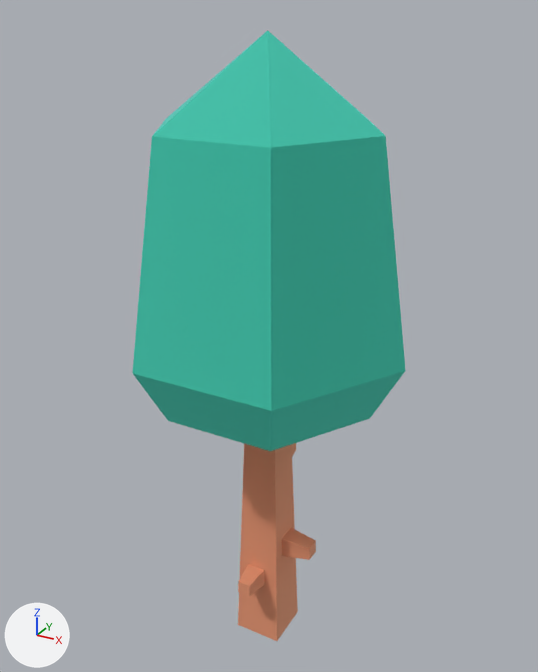
Two versions of the glTF model assets/props/nature/tree_default.glb, one commit apart.
Camera for both pictures: a 50 mm camera at (0.866, -1.569, 1.702) aimed at (-0.018, 0.038, 0.899). Every picture has the same lights, and +X, +Y and +Z are marked at lower left. The picture after the commit comes second. Where no turn or scale is listed for an object, it has been applied to the vertices. Vertices at exactly the same position are counted once.

Objects in the first picture: 'tree_default'.
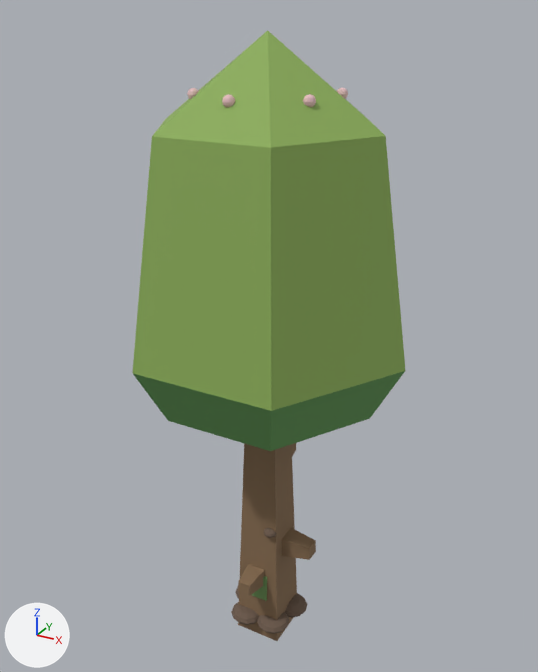
The edits, one by one:
Material 'leafDark' (mat_leafdark) is new.
Its base color is (0.06, 0.2, 0.08) (dark green #457c50).
Its roughness is 0.8.
Material 'bark' (mat_bark) is new.
Its base color is (0.24, 0.15, 0.08) (brown #866c50).
Its roughness is 0.9.
Material 'moss' (mat_moss) is new.
Its base color is (0.16, 0.3, 0.1) (green #6f9559).
Its roughness is 0.95.
Material 'blossom' (mat_blossom) is new.
Its base color is (0.8, 0.52, 0.55) (pink #e7bfc4).
Its roughness is 0.6.
Material 'barkDark' (mat_barkdark) is new.
Its base color is (0.15, 0.1, 0.07) (brown #6c594b).
Its roughness is 0.9.
Material 'leafMid' (mat_leafmid) is new.
Its base color is (0.12, 0.31, 0.09) (green #619755).
Its roughness is 0.8.
Material 'leafLight' (mat_leaflight) is new.
Its base color is (0.26, 0.42, 0.1) (green #8bad59).
Its roughness is 0.8.
me_mesh_tree_default is used by ob_tree_default; location (0.0, 0.0, -0.05).
me_mesh_tree_default had 59 vertices, 114 faces and spanned x -0.38..0.38, y -0.33..0.33, z 0.0..1.71.
me_mesh_tree_default now has 811 vertices, 1566 faces and spans x -0.38..0.38, y -0.33..0.33, z 0.0..1.71.
me_mesh_tree_default part 1: a new loose piece, a UV sphere (12 segments, 6 rings, poles along z) spanning x 0.019..0.117, y -0.02..0.078, z 0.04..0.084, in mat_barkdark (brown #6c594b).
me_mesh_tree_default part 2: a new loose piece, a UV sphere (12 segments, 6 rings, poles along z) spanning x -0.087..0.011, y -0.112..-0.014, z 0.04..0.084, in mat_barkdark (brown #6c594b).
me_mesh_tree_default part 3: a new loose piece, a UV sphere (12 segments, 6 rings, poles along z) spanning x -0.001..0.097, y -0.105..-0.007, z 0.04..0.084, in mat_barkdark (brown #6c594b).
me_mesh_tree_default part 4: a new loose piece, a UV sphere (12 segments, 6 rings, poles along z) spanning x 0.019..0.058, y -0.076..-0.036, z 0.373..0.4, in mat_barkdark (brown #6c594b).
me_mesh_tree_default part 5: a new loose piece, a box spanning x -0.032..0.032, y -0.068..-0.056, z 0.14..0.225, in mat_moss (green #6f9559).
me_mesh_tree_default part 6: a new loose piece, a UV sphere (12 segments, 6 rings, poles along z) spanning x 0.134..0.162, y -0.099..-0.071, z 1.559..1.587, in mat_blossom (pink #e7bfc4).
me_mesh_tree_default part 7: a new loose piece, a UV sphere (12 segments, 6 rings, poles along z) spanning x 0.134..0.162, y 0.071..0.099, z 1.559..1.587, in mat_blossom (pink #e7bfc4).
me_mesh_tree_default part 8: a new loose piece, a UV sphere (12 segments, 6 rings, poles along z) spanning x -0.014..0.014, y -0.184..-0.156, z 1.559..1.587, in mat_blossom (pink #e7bfc4).
me_mesh_tree_default part 9: a new loose piece, a UV sphere (12 segments, 6 rings, poles along z) spanning x -0.162..-0.134, y -0.099..-0.071, z 1.559..1.587, in mat_blossom (pink #e7bfc4).
me_mesh_tree_default part 10: 74 faces spanning x -0.12..0.14, y -0.13..0.14, z 0.0..0.8 switch from mat_woodbark (beige #f2be9e) to mat_bark (brown #866c50).
me_mesh_tree_default part 11: 22 faces spanning x -0.38..0.38, y -0.33..0.33, z 0.8..1.5 switch from mat_leafsgreen (cyan #70e6d6) to mat_leafmid (green #619755).
me_mesh_tree_default part 12: 12 faces spanning x -0.38..0.38, y -0.33..0.33, z 0.96..1.71 switch from mat_leafsgreen (cyan #70e6d6) to mat_leaflight (green #8bad59).
Other edits to the shape of me_mesh_tree_default do not show in these pictures.
me_mesh_tree_default gains material mat_leafdark (dark green #457c50).
me_mesh_tree_default gains material mat_barkdark (brown #6c594b).
me_mesh_tree_default gains material mat_moss (green #6f9559).
me_mesh_tree_default gains material mat_blossom (pink #e7bfc4).
Object 'tmpParent' (ob_tmpparent) is deleted.

What differs and where, as boxes [x1, y1, x2, y2] in the pictures (538 x 672 px):
part 1 of me_mesh_tree_default, added
    after: [285, 593, 308, 618]
part 2 of me_mesh_tree_default, added (brown)
    after: [231, 602, 259, 625]
part 3 of me_mesh_tree_default, added (brown)
    after: [257, 612, 289, 634]
part 4 of me_mesh_tree_default, added
    after: [264, 528, 277, 538]
part 5 of me_mesh_tree_default, added (mostly hidden)
    after: [252, 576, 267, 601]
part 6 of me_mesh_tree_default, added
    after: [303, 94, 316, 107]
part 7 of me_mesh_tree_default, added
    after: [337, 87, 348, 99]
part 8 of me_mesh_tree_default, added
    after: [222, 94, 235, 107]
part 9 of me_mesh_tree_default, added
    after: [187, 88, 199, 99]
part 10 of me_mesh_tree_default, recoloured (darker)
    both: [238, 443, 316, 641]
part 11 of me_mesh_tree_default, recoloured (cyan to green)
    both: [133, 371, 405, 451]
part 12 of me_mesh_tree_default, recoloured (cyan to green)
    both: [132, 31, 406, 411]
